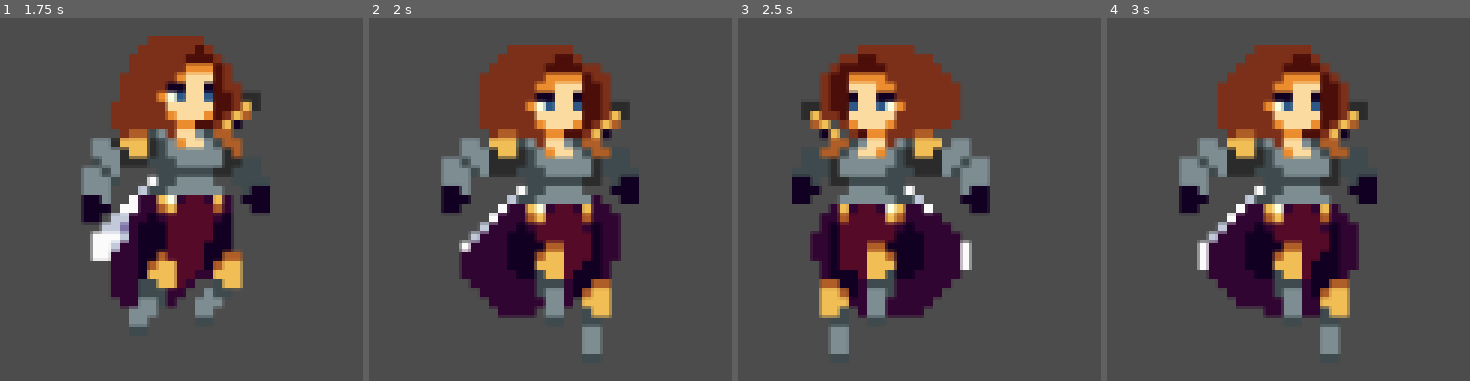
Above: before the commit, frames 1-4 (left to right).
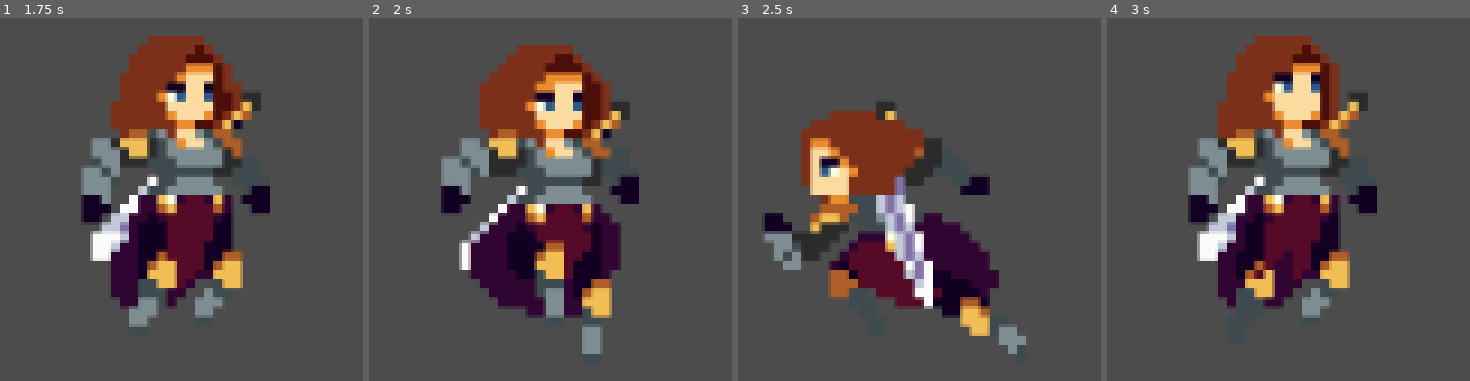
Above: after the commit, the same moments.

Repository: raisando/TDVideojuegos
Game: Godot game, scene res://scenes/Main.tscn
Two runs of this game, one before a commit and one after it. Both use one fixed random seed, a clock stepped at 60 frames per second and the inputs below.
Inputs:
- Up to frame 1 (1.75 s): tap Enter at 0.5 s; hold Shift (dash, bound only after the commit) 0.53-1.28 s; hold D (right) from 0.53 s (still down); tap Space (jump) at 0.77, 0.8, 1.07, 1.25, 1.35, 1.52 s; tap Shift (dash, bound only after the commit) at 1.55 s
- Up to frame 2 (2 s): keep holding D (right); tap Space (jump) at 1.82 s
- Up to frame 3 (2.5 s): release D (right) at 2.03 s; hold A (left) from 2.03 s (still down); hold Shift (dash, bound only after the commit) from 2.03 s (still down); tap Space (jump) at 2.3 s
- Up to frame 4 (3 s): release A (left) at 2.78 s; release Shift (dash, bound only after the commit) at 2.78 s; hold D (right) from 2.78 s (still down); tap Shift (dash, bound only after the commit) at 2.85 s

Frame 1 is identical in both runs. In frame 2, 1.9% of the frame differs, in the area x 24-70%, y 7-83%; in frame 3, 30%, in the area x 7-80%, y 7-93%; in frame 4, 18%.

Commit message:
intente implementar un dash

Diff:
--- a/proyecto/project.godot
+++ b/proyecto/project.godot
@@ -56,6 +56,11 @@
 }
 attack={
 "deadzone": 0.5,
+"events": [ Object(InputEventKey,"resource_local_to_scene":false,"resource_name":"","device":0,"alt":false,"shift":false,"control":false,"meta":false,"command":false,"pressed":false,"scancode":75,"unicode":0,"echo":false,"script":null)
+ ]
+}
+dash={
+"deadzone": 0.5,
 "events": [ Object(InputEventKey,"resource_local_to_scene":false,"resource_name":"","device":0,"alt":false,"shift":false,"control":false,"meta":false,"command":false,"pressed":false,"scancode":16777237,"unicode":0,"echo":false,"script":null)
  ]
 }
--- a/proyecto/scenes/Main.tscn
+++ b/proyecto/scenes/Main.tscn
@@ -15,3 +15,15 @@
 [node name="CollisionShape2D" type="CollisionShape2D" parent="StaticBody2D"]
 position = Vector2( 444.806, 401.886 )
 shape = SubResource( 1 )
+
+[node name="StaticBody2D2" type="StaticBody2D" parent="."]
+
+[node name="CollisionShape2D" type="CollisionShape2D" parent="StaticBody2D2"]
+position = Vector2( 706.806, 286.886 )
+shape = SubResource( 1 )
+
+[node name="StaticBody2D3" type="StaticBody2D" parent="."]
+
+[node name="CollisionShape2D" type="CollisionShape2D" parent="StaticBody2D3"]
+position = Vector2( 1214.81, 398.886 )
+shape = SubResource( 1 )
--- a/proyecto/scenes/Player.tscn
+++ b/proyecto/scenes/Player.tscn
@@ -47,6 +47,47 @@
 "values": [ 14, 15, 16, 17, 18, 19, 20, 21, 22, 23, 25 ]
 }
 
+[sub_resource type="Animation" id=30]
+resource_name = "dash"
+length = 0.7
+loop = true
+tracks/0/type = "value"
+tracks/0/path = NodePath("Sprite:texture")
+tracks/0/interp = 1
+tracks/0/loop_wrap = true
+tracks/0/imported = false
+tracks/0/enabled = true
+tracks/0/keys = {
+"times": PoolRealArray( 0 ),
+"transitions": PoolRealArray( 1 ),
+"update": 1,
+"values": [ ExtResource( 2 ) ]
+}
+tracks/1/type = "value"
+tracks/1/path = NodePath("Sprite:hframes")
+tracks/1/interp = 1
+tracks/1/loop_wrap = true
+tracks/1/imported = false
+tracks/1/enabled = true
+tracks/1/keys = {
+"times": PoolRealArray( 0 ),
+"transitions": PoolRealArray( 1 ),
+"update": 1,
+"values": [ 6 ]
+}
+tracks/2/type = "value"
+tracks/2/path = NodePath("Sprite:frame")
+tracks/2/interp = 1
+tracks/2/loop_wrap = true
+tracks/2/imported = false
+tracks/2/enabled = true
+tracks/2/keys = {
+"times": PoolRealArray( 0, 0.1, 0.2, 0.3, 0.4, 0.5, 0.6, 0.7 ),
+"transitions": PoolRealArray( 1, 1, 1, 1, 1, 1, 1, 1 ),
+"update": 1,
+"values": [ 69, 70, 71, 72, 73, 74, 75, 76 ]
+}
+
 [sub_resource type="Animation" id=3]
 resource_name = "fall"
 length = 0.3
@@ -255,6 +296,9 @@
 [sub_resource type="AnimationNodeAnimation" id=8]
 animation = "attackfull"
 
+[sub_resource type="AnimationNodeAnimation" id=31]
+animation = "dash"
+
 [sub_resource type="AnimationNodeAnimation" id=9]
 animation = "fall"
 
@@ -302,22 +346,42 @@
 
 [sub_resource type="AnimationNodeStateMachineTransition" id=27]
 
+[sub_resource type="AnimationNodeStateMachineTransition" id=32]
+
+[sub_resource type="AnimationNodeStateMachineTransition" id=33]
+
+[sub_resource type="AnimationNodeStateMachineTransition" id=34]
+switch_mode = 2
+
+[sub_resource type="AnimationNodeStateMachineTransition" id=35]
+
+[sub_resource type="AnimationNodeStateMachineTransition" id=36]
+switch_mode = 2
+
+[sub_resource type="AnimationNodeStateMachineTransition" id=37]
+switch_mode = 2
+
+[sub_resource type="AnimationNodeStateMachineTransition" id=38]
+switch_mode = 2
+
 [sub_resource type="AnimationNodeStateMachine" id=28]
 states/attackfull/node = SubResource( 8 )
-states/attackfull/position = Vector2( 211, 69 )
+states/attackfull/position = Vector2( 155, -183 )
+states/dash/node = SubResource( 31 )
+states/dash/position = Vector2( 155, 195.436 )
 states/fall/node = SubResource( 9 )
-states/fall/position = Vector2( 632.059, 346 )
+states/fall/position = Vector2( 733.059, 195.436 )
 states/idle/node = SubResource( 10 )
-states/idle/position = Vector2( 393, 26 )
+states/idle/position = Vector2( 400, -315 )
 states/jump/node = SubResource( 11 )
-states/jump/position = Vector2( 625.059, -121 )
+states/jump/position = Vector2( 733.059, -199 )
 states/jump_to_fall/node = SubResource( 12 )
-states/jump_to_fall/position = Vector2( 616.059, 108 )
+states/jump_to_fall/position = Vector2( 733.059, -33 )
 states/run/node = SubResource( 13 )
-states/run/position = Vector2( 388, 175 )
-transitions = [ "run", "idle", SubResource( 14 ), "idle", "r …(437 unchanged characters)… ( 26 ), "run", "fall", SubResource( 27 ) ]
+states/run/position = Vector2( 400, 424 )
+transitions = [ "run", "idle", SubResource( 14 ), "idle", "r …(437 unchanged characters)… ( 26 ), "run", "fall", SubResource( 27 ), "run", "dash", SubResource( 32 ), "idle", "dash", SubResource( 33 ), "dash", "jump", SubResource( 34 ), "dash", "fall", SubResource( 35 ), "dash", "run", SubResource( 36 ), "dash", "idle", SubResource( 37 ), "dash", "attackfull", SubResource( 38 ) ]
 start_node = "idle"
-graph_offset = Vector2( -139.257, -223.188 )
+graph_offset = Vector2( -139.257, -331.87 )
 
 [sub_resource type="AnimationNodeStateMachinePlayback" id=29]
 
@@ -334,10 +398,11 @@
 texture = ExtResource( 2 )
 hframes = 6
 vframes = 17
-frame = 5
+frame = 3
 
 [node name="AnimationPlayer" type="AnimationPlayer" parent="."]
 anims/attackfull = SubResource( 2 )
+anims/dash = SubResource( 30 )
 anims/fall = SubResource( 3 )
 anims/idle = SubResource( 4 )
 anims/jump = SubResource( 5 )
--- a/proyecto/scripts/Player.gd
+++ b/proyecto/scripts/Player.gd
@@ -3,13 +3,15 @@
 
 var linear_vel = Vector2.ZERO
 var MAX_SPEED = 300
+var JUMP_SPEED = 300
+var DASH_SPEED = 800
 var ACCELERATION = 100
 
 var GRAVITY = 400
 
 var _facing_right = true
 var _airborne_time = 0
-var _MAX_AIRBORNE_TIME = 0.2
+var _MAX_AIRBORNE_TIME = 0.1
 
 onready var playback = $AnimationTree.get("parameters/playback")
 
@@ -28,13 +30,23 @@
 		_airborne_time += delta
 
 	if (on_floor or _airborne_time <= _MAX_AIRBORNE_TIME) and Input.is_action_just_pressed("jump"):
-		linear_vel.y = -MAX_SPEED
+		linear_vel.y = -JUMP_SPEED
 		_airborne_time = _MAX_AIRBORNE_TIME
+
+	if (on_floor or _airborne_time <= _MAX_AIRBORNE_TIME) and Input.is_action_just_pressed("dash"):
+		if _facing_right:
+			linear_vel.x = DASH_SPEED
+		else:
+			linear_vel.x = -DASH_SPEED
+
+
 
 	#animations
 	if on_floor:
 		if abs(linear_vel.x)> 10:
 			playback.travel("run")
+		elif Input.is_action_pressed("dash"):
+			playback.travel("dash")
 		else:
 			playback.travel("idle")
 
Not shown: 1 places in proyecto/scenes/Player.tscn that only renumber resources
